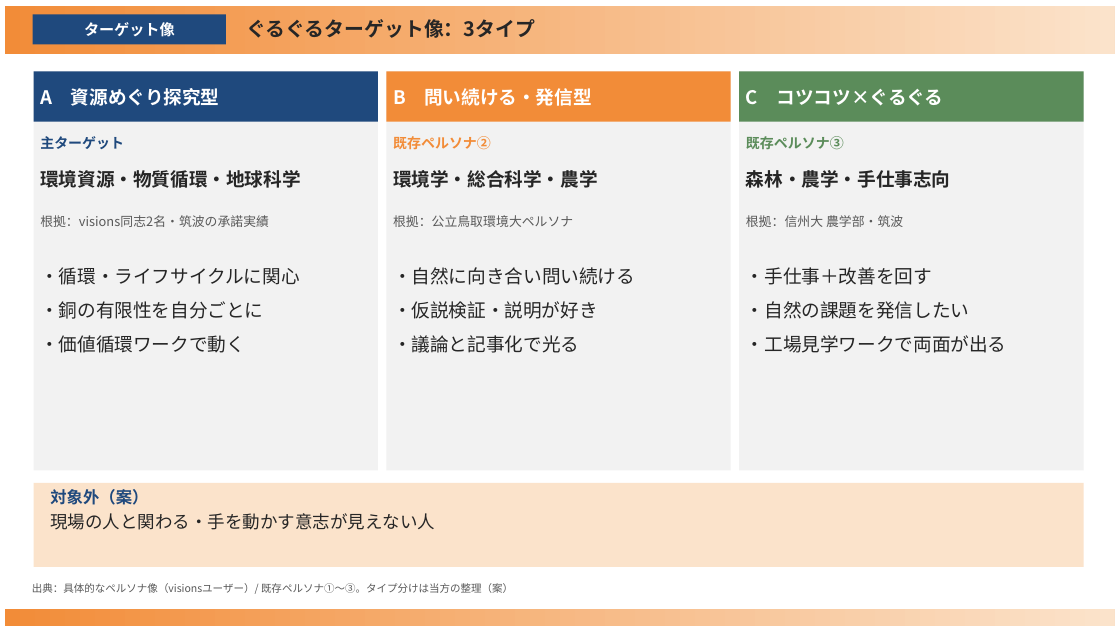
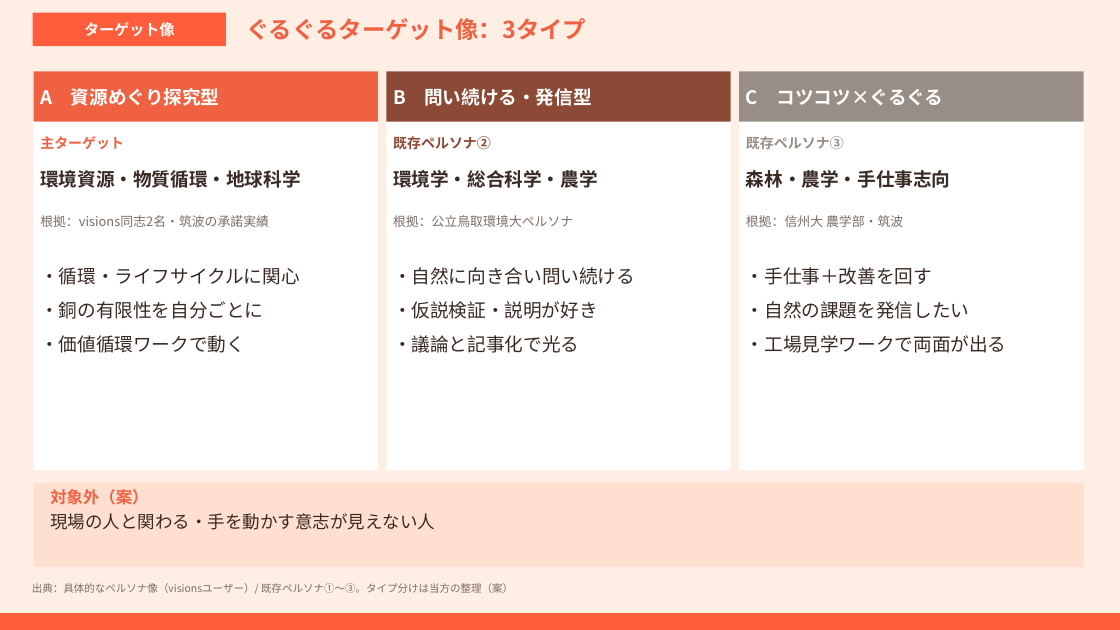
Before and after one commit to tatatatachan/claude, a slide deck: slide 3 of guruguru/guruguru_target_tour.pptx. Drawn at 1120x630 pixels with LibreOffice and Linux fonts; fonts in the diff are those of the drawing. Boxes give left, top, right and bottom in pixels: in the first picture for what was removed or moved away, otherwise in the second. Text is boxed around its words. In the diff, an @@ line names an element or a change of style, - is before the commit and + after.

```diff
--- a/guruguru/guruguru_target_tour.pptx
+++ b/guruguru/guruguru_target_tour.pptx
@@ background #FFFFFF to #FFEEE4 @@
@@ rectangle "ターゲット像" at [33,13,226,46]: fill #1F497D to #FF5D3B @@
@@ text "ぐるぐるターゲット像：3タイプ" at [246,18,586,40]: size 17 to 20 pt, text colour #262626 to #F06142 @@
@@ rectangle "A 資源めぐり探究型" at [34,71,378,122]: fill #1F497D to #F06142 @@
@@ fill #F2F2F2 to #FFFFFF in 3 elements at [386,71,731,471], [739,71,1084,471], [34,71,378,471] @@
@@ rectangle "B 問い続ける・発信型" at [386,71,731,122]: fill #F28C38 to #8C4A36 @@
@@ rectangle "C コツコツ×ぐるぐる" at [739,71,1084,122]: fill #5B8C5A to #988E86 @@
@@ text "主ターゲット" at [40,136,124,149]: text colour #1F497D to #F06142 @@
@@ text "既存ペルソナ②" at [393,136,491,150]: text colour #F28C38 to #8C4A36 @@
@@ text "既存ペルソナ③" at [746,136,844,149]: text colour #5B8C5A to #988E86 @@
@@ text colour #595959 to #7A6E66 in 4 elements at [32,583,513,594], [40,215,269,227], [393,215,573,227], [746,215,903,227] @@
@@ text colour #262626 to #3A2A24 in 6 elements at [40,170,300,188], [40,267,299,353], [393,170,598,188], [393,267,635,353], [746,170,951,188], [746,267,1007,353] @@
@@ rectangle "対象外（案）" at [34,483,1084,567]: text colour #1F497D to #F06142 in "対象外（案）"; text colour #262626 to #3A2A24 in "現場の人と関わる・手を動かす意志が見えない人"; fill #FBE3CB to #FFE0D0 @@
@@ rectangle: place and size @@
-rectangle at [5,6,1115,54]
+rectangle at [0,613,1120,630]
@@ rectangle at [0,613,1120,630]: fill gradient #F28C38 to #FBE3CB to #FF5D3B @@
@@ rectangle removed at [5,609,1115,626] @@
```
Also in this commit, not shown: 5 other slides changed, 1 other file.
